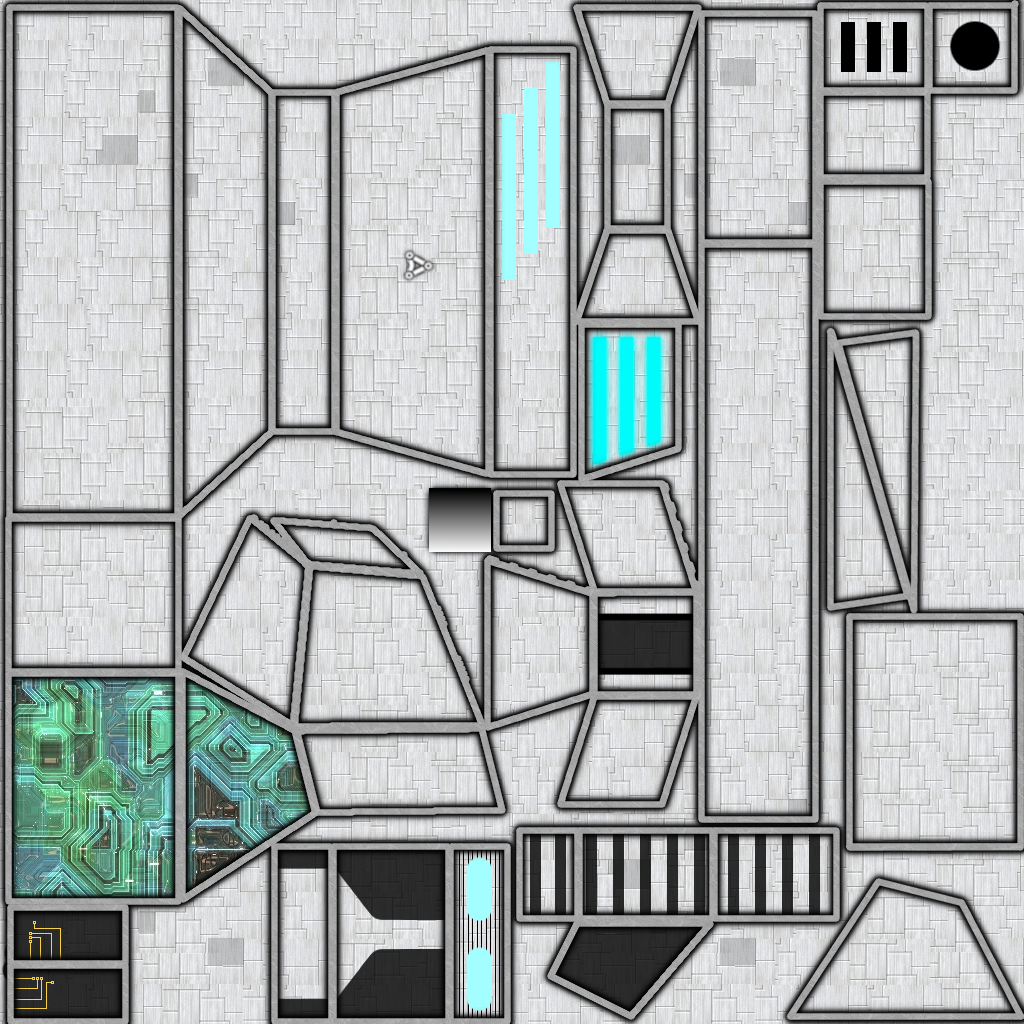
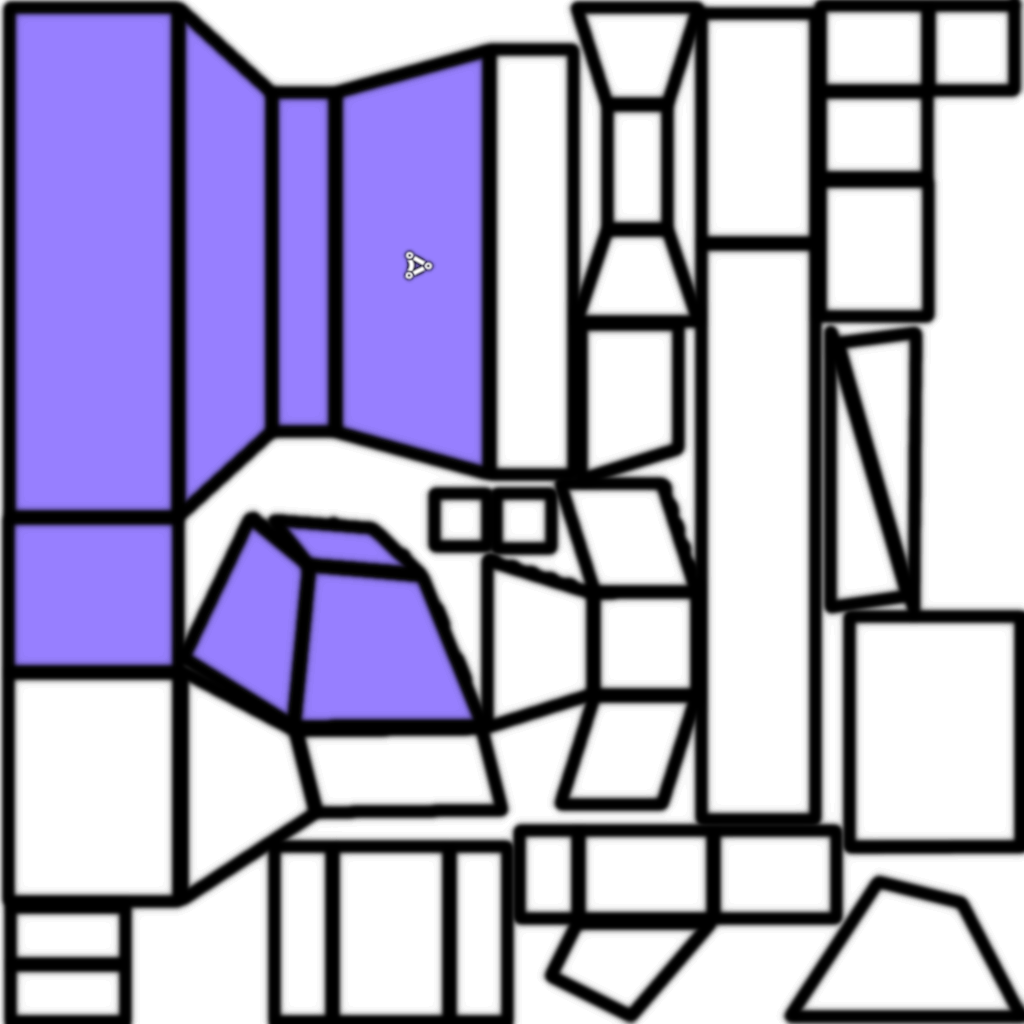
Comparing the layer stacks of the two w=1024, h=1024 images. Changes:
hid "SFUMA" over <box>429,488,491,552</box>
hid "cannoone" over <box>841,21,1000,72</box>
hid "PERIMETRO" over <box>5,0,1024,1024</box>
hid "luci" over <box>466,62,661,1011</box>
hid "luci copia" over <box>582,326,672,475</box>
hid "elettronico.jpg" over <box>8,671,317,905</box>
hid "luci copia #1" over <box>582,326,672,475</box>
hid "grata" over <box>459,848,500,1021</box>
hid "CONTATTI" over <box>12,921,61,1009</box>
hid "SCURO" over <box>593,613,698,675</box>
hid "ghirigori" over <box>2,616,820,1024</box>
added layer "colore" (50%) above "conca" over <box>12,11,485,723</box>
hid "sfondo copia #1" over <box>0,512,1024,1024</box>
hid "sfondo copia" over <box>0,0,1024,512</box>
